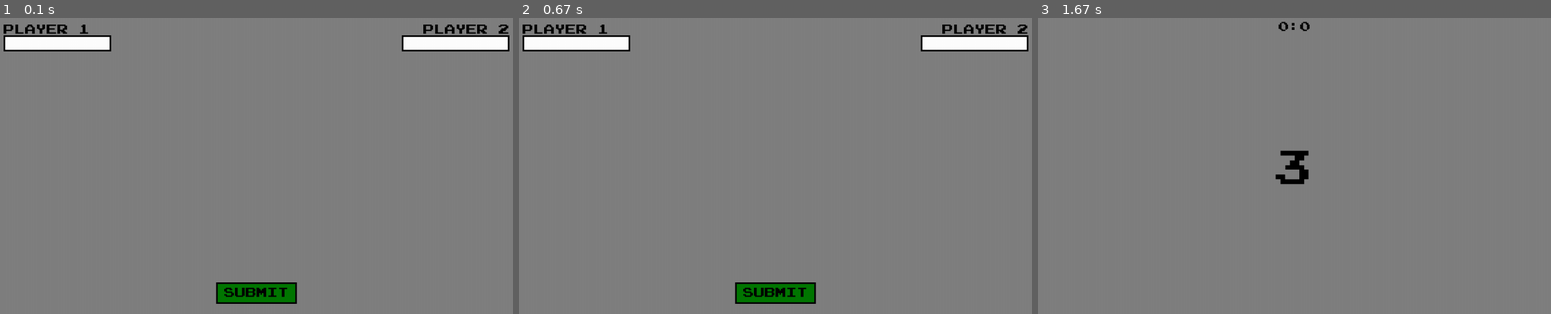
Above: before the commit, frames 1-3 (left to right).
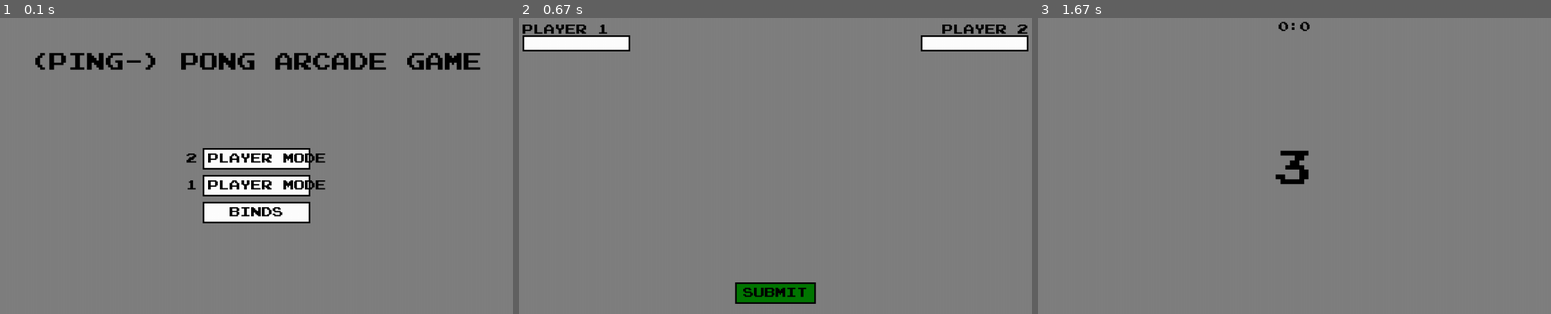
Above: after the commit, the same moments.

Repository: mentekoppany11/Python_projekt-Pong-
Game: pygame game, started from Pong.py
Same seed, same stepped clock (60 frames per second), same inputs: the game is played once before the commit and once after it.
Inputs (mouse positions are in pixels of both pictures, inside the frame that each line leads up to):
- Up to frame 1 (0.1 s): no input
- Up to frame 2 (0.67 s): click (775, 160) at 0.38 s, where only the run after the commit has a clickable "2 PLAYER MODE"
- Up to frame 3 (1.67 s): click "SUBMIT" at 0.72 s

The runs differ from the first frame. In frame 1, 11% of the frame differs, in the area x 0-100%, y 2-97%; in frame 2, nothing differs; in frame 3, nothing differs.

Commit message:
player 1

Diff:
--- a/Pong.py
+++ b/Pong.py
@@ -50,66 +50,154 @@
 player1_score = 0
 player2_score = 0
 
-def countdown(seconds):
-
-    countdown_font = pygame.font.Font("Z:\\1_Python\\Python_projekt-Pong-\\game_font.ttf", 70)
-
-    for count in range(seconds, 0, -1):
-
-        screen.fill(GRAY)
-
-        score_surf = font.render(f"{player1_name} {player1_score}:{player2_score} {player2_name}", True, BLACK)
-        score_rect = score_surf.get_rect(midtop = (500, 25))
-        screen.blit(score_surf, score_rect)
-
-        countdown_surf = countdown_font.render(str(count), True, BLACK)
-        countdown_rect = countdown_surf.get_rect(center = (500, 300))
-        screen.blit(countdown_surf, countdown_rect)
-
-        pygame.display.update()
-        sleep(1)
-
-    screen.fill(GRAY)
-
-    countdown_surf = countdown_font.render("GO", True, BLACK)
-    countdown_rect = countdown_surf.get_rect(center = (500, 300))
-    screen.blit(countdown_surf, countdown_rect)
-
-    pygame.display.update()
-    sleep(1)
-
-def name_input():
-
-    active = True
-
-    input_box_p1 = pygame.Rect(30, 50, 200, 30)
-    input_box_p2 = pygame.Rect(770, 50, 200, 30)
-
-    submit_box = pygame.Rect(425, 510, 150, 40)
-    submit_box_hover = False
-
-    input_text_p1 = ""
-    input_text_p2 = ""
-
-    active_p1 = False
-    active_p2 = False
-
-    submit_surf = font.render("SUBMIT", True, BLACK)
-    submit_rect = submit_surf.get_rect(center = (500, 530))
-    submit_draw = pygame.draw.rect(screen, DARK_GREEN, submit_box)
-
-    player1_name_surf = font.render("PLAYER 1", True, BLACK)
-    player1_name_rect = player1_name_surf.get_rect(topleft = (30, 30))
-
-    player2_name_surf = font.render("PLAYER 2", True, BLACK)
-    player2_name_rect = player2_name_surf.get_rect(topright = (970, 30))
-
-    while active:
+def home():
+
+    binds_box = pygame.Rect(400, 360, 200, 40)
+    binds_surf = font.render("BINDS", True, BLACK)
+    binds_rect = binds_surf.get_rect(center = (500, 380))
+    binds_draw = pygame.draw.rect(screen, WHITE, binds_box)
+    binds_draw_hover = False
+
+    multiplayer_box = pygame.Rect(400, 260, 200, 40)
+    multiplayer_surf = font.render("2 PLAYER MODE", True, BLACK)
+    multiplayer_rect = multiplayer_surf.get_rect(center = (500, 280))
+    multiplayer_draw = pygame.draw.rect(screen, WHITE, multiplayer_box)
+    multiplayer_draw_hover = False
+    multiplayer_active = False
+
+    solo_box = pygame.Rect(400, 310, 200, 40)
+    solo_surf = font.render("1 PLAYER MODE", True, BLACK)
+    solo_rect = solo_surf.get_rect(center = (500, 330))
+    solo_draw = pygame.draw.rect(screen, WHITE, solo_box)
+    solo_draw_hover = False
+    solo_active = False
+
+    title_font = pygame.font.Font("Z:\\1_Python\\Python_projekt-Pong-\\game_font.ttf", 35)
+    title_surf = title_font.render("(PING-) PONG ARCADE GAME",True, BLACK)
+    title_rect = title_surf.get_rect(center = (500, 100))
+
+    while solo_active == False and multiplayer_active == False:
         for event in pygame.event.get():
             if event.type == pygame.QUIT:
                 pygame.quit()
                 exit()
 
+            if event.type == pygame.MOUSEMOTION:
+                if multiplayer_draw.collidepoint(event.pos) or multiplayer_rect.collidepoint(event.pos):
+                    multiplayer_draw_hover = True
+                else:
+                    multiplayer_draw_hover = False
+
+                if solo_draw.collidepoint(event.pos) or solo_rect.collidepoint(event.pos):
+                    solo_draw_hover = True
+                else:
+                    solo_draw_hover = False
+
+                if binds_draw.collidepoint(event.pos) or binds_rect.collidepoint(event.pos):
+                    binds_draw_hover = True
+                else:
+                    binds_draw_hover = False
+
+            if event.type == pygame.MOUSEBUTTONDOWN:
+                if multiplayer_draw.collidepoint(event.pos) or multiplayer_rect.collidepoint(event.pos):
+                    multiplayer_active = True
+
+                if solo_draw.collidepoint(event.pos) or solo_rect.collidepoint(event.pos):
+                    solo_active = True
+
+
+
+        screen.fill(GRAY)
+
+        screen.blit(title_surf, title_rect)
+
+        pygame.draw.rect(screen, WHITE, multiplayer_box)
+        pygame.draw.rect(screen, BLACK, multiplayer_box, 3)
+        screen.blit(multiplayer_surf, multiplayer_rect)
+
+        pygame.draw.rect(screen, WHITE, solo_box)
+        pygame.draw.rect(screen, BLACK, solo_box, 3)
+        screen.blit(solo_surf, solo_rect)
+
+        pygame.draw.rect(screen, WHITE, binds_box)
+        pygame.draw.rect(screen, BLACK, binds_box, 3)
+        screen.blit(binds_surf, binds_rect)
+
+        if multiplayer_draw_hover:
+            pygame.draw.rect(screen, GREEN, multiplayer_box, 3)
+
+        if solo_draw_hover:
+            pygame.draw.rect(screen, GREEN, solo_box, 3)
+
+        if binds_draw_hover:
+            pygame.draw.rect(screen, GREEN, binds_box, 3)
+
+        pygame.display.update()
+        clock.tick(60)
+
+    return solo_active
+
+def countdown(seconds):
+
+    countdown_font = pygame.font.Font("Z:\\1_Python\\Python_projekt-Pong-\\game_font.ttf", 70)
+
+    for count in range(seconds, 0, -1):
+
+        screen.fill(GRAY)
+
+        score_surf = font.render(f"{player1_name} {player1_score}:{player2_score} {player2_name}", True, BLACK)
+        score_rect = score_surf.get_rect(midtop = (500, 25))
+        screen.blit(score_surf, score_rect)
+
+        countdown_surf = countdown_font.render(str(count), True, BLACK)
+        countdown_rect = countdown_surf.get_rect(center = (500, 300))
+        screen.blit(countdown_surf, countdown_rect)
+
+        pygame.display.update()
+        sleep(1)
+
+    screen.fill(GRAY)
+
+    countdown_surf = countdown_font.render("GO", True, BLACK)
+    countdown_rect = countdown_surf.get_rect(center = (500, 300))
+    screen.blit(countdown_surf, countdown_rect)
+
+    pygame.display.update()
+    sleep(1)
+
+def name_input():
+
+    active = True
+
+    input_box_p1 = pygame.Rect(30, 50, 200, 30)
+    input_box_p2 = pygame.Rect(770, 50, 200, 30)
+
+    submit_box = pygame.Rect(425, 510, 150, 40)
+    submit_box_hover = False
+
+    input_text_p1 = ""
+    input_text_p2 = ""
+
+    active_p1 = False
+    active_p2 = False
+
+    submit_surf = font.render("SUBMIT", True, BLACK)
+    submit_rect = submit_surf.get_rect(center = (500, 530))
+    submit_draw = pygame.draw.rect(screen, DARK_GREEN, submit_box)
+
+    player1_name_surf = font.render("PLAYER 1", True, BLACK)
+    player1_name_rect = player1_name_surf.get_rect(topleft = (30, 30))
+
+    player2_name_surf = font.render("PLAYER 2", True, BLACK)
+    player2_name_rect = player2_name_surf.get_rect(topright = (970, 30))
+
+    while active:
+
+        for event in pygame.event.get():
+            if event.type == pygame.QUIT:
+                pygame.quit()
+                exit()
+
             if event.type == pygame.MOUSEBUTTONDOWN:
                 if input_box_p1.collidepoint(event.pos):
                     active_p1 = not active_p1
@@ -145,8 +233,8 @@
 
         screen.fill(GRAY)
 
+        screen.blit(player2_name_surf, player2_name_rect)
         screen.blit(player1_name_surf, player1_name_rect)
-        screen.blit(player2_name_surf, player2_name_rect)
 
         pygame.draw.rect(screen, WHITE, input_box_p1)
         pygame.draw.rect(screen, BLACK, input_box_p1, 3)
@@ -158,7 +246,6 @@
         pygame.draw.rect(screen, BLACK, submit_box, 3)
 
         screen.blit(submit_surf, submit_rect)
-
 
         if active_p1:
             pygame.draw.rect(screen, GREEN, input_box_p1, 3)
@@ -188,6 +275,8 @@
 
     return input_text_p1, input_text_p2
 
+game_mode = home()
+
 player1_name, player2_name = name_input()
 
 countdown(3)
@@ -198,6 +287,16 @@
             if event.type == pygame.QUIT:
                 pygame.quit()
                 exit()
+        print(player2_rect)
+        if game_mode:
+            if ball_rect.centery > player2_rect.centery:
+                player2_rect.y += 5
+                if player2_rect.y > 600:
+                    player2_rect.y = 600
+            elif ball_rect.centery < player2_rect.centery:
+                player2_rect.y -= 5
+                if player2_rect.y < 0:
+                    player2_rect.y = 0
 
         screen.fill(GRAY)
 
Not shown, changed: To-do_list
